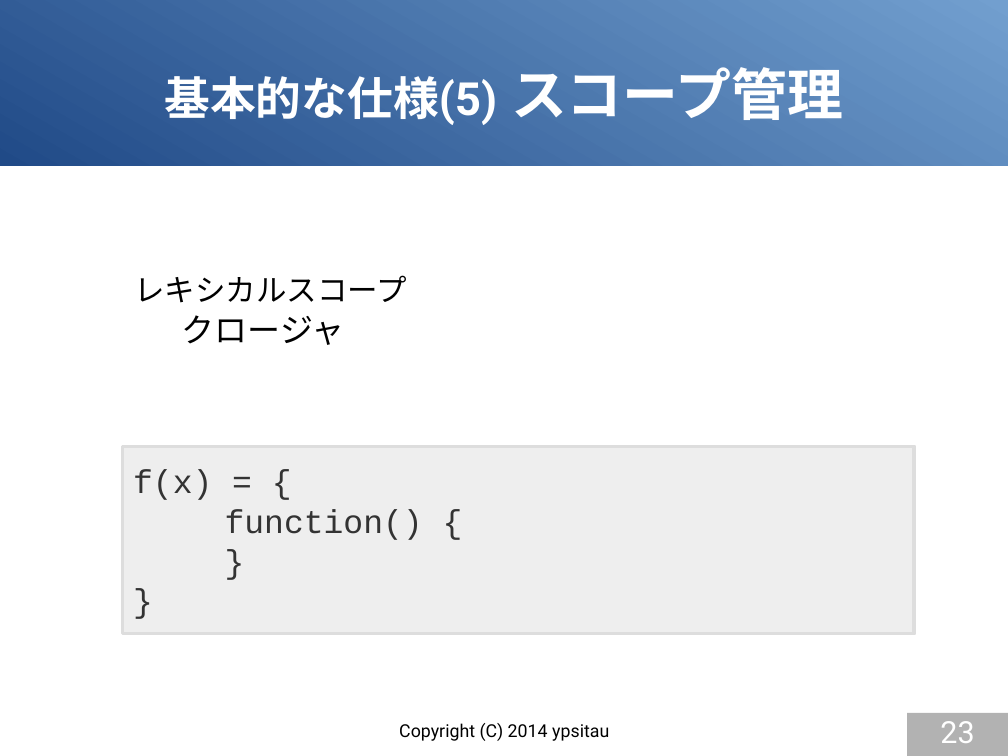
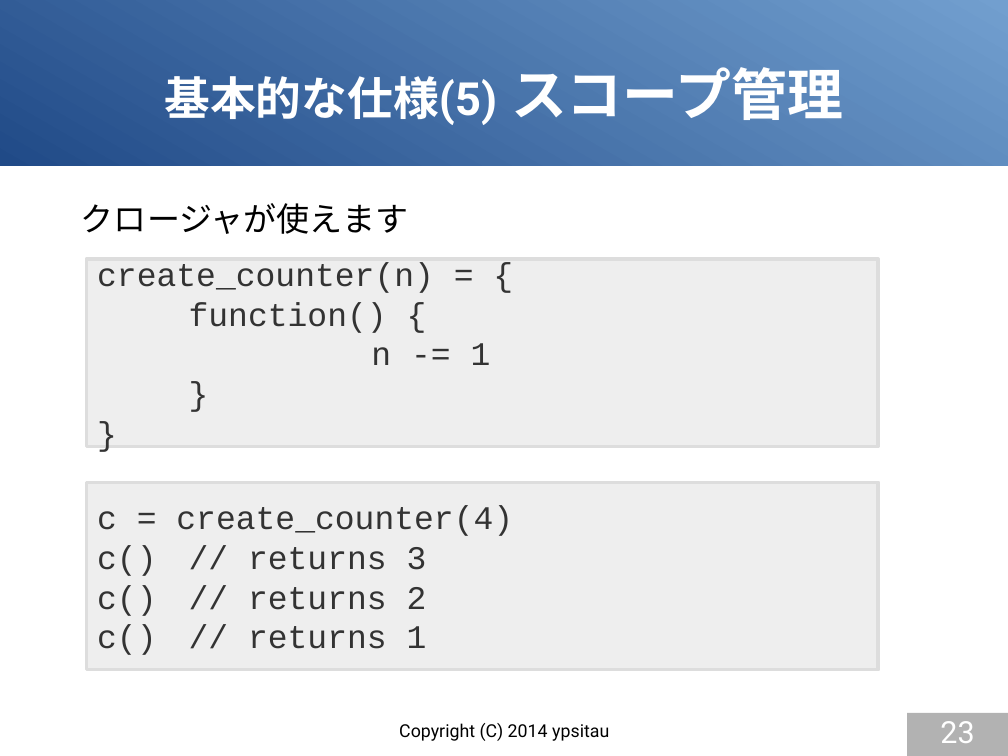
Before and after one commit to gura-lang/gura-doc, a slide deck: slide 23 of presentation/gura-introduction.odp. Drawn at 1008x756 pixels with LibreOffice and Linux fonts; fonts in the diff are those of the drawing. Boxes give left, top, right and bottom in pixels: in the first picture for what was removed or moved away, otherwise in the second. Text is boxed around its words. In the diff, an @@ line names an element or a change of style, - is before the commit and + after.

Commit message:
updated presentation

```diff
--- a/presentation/gura-introduction.odp
+++ b/presentation/gura-introduction.odp
@@ text at [81, 203, 409, 234]: text changed @@
-クロージャ
+クロージャが使えます
@@ rectangle added at [86, 259, 878, 446], fill #EEEEEE, outline #DDDDDD 2.83 pt, 26 pt, text #333333 @@
+create_counter(n) = {
+function() {
+n -= 1
+}
+}
@@ text removed at [134, 275, 406, 303] @@
-レキシカルスコープ
@@ rectangle removed at [123, 446, 915, 634] @@
-f(x) = {
-function() {
-}
-}
@@ rectangle added at [86, 483, 878, 670], fill #EEEEEE, outline #DDDDDD 2.83 pt, 26 pt, text #333333 @@
+c = create_counter(4)
+c() // returns 3
+c() // returns 2
+c() // returns 1
```
Also in this commit, not shown: 9 other slides changed, 5 slides added.
